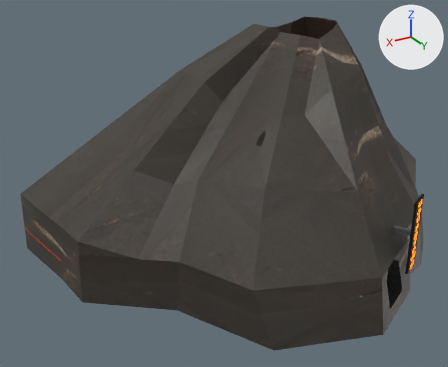
Renders of the glTF model Gangsta Wizards/Main/MAP - NON-BUILDINGS/Volcano.glb from each side of a commit.
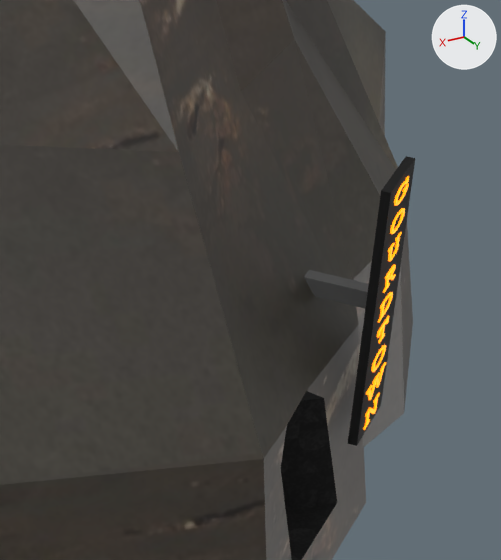
Old and new are each drawn whole from a 50 mm camera at (402.3, 361.7, 189.2) aimed at (249.6, 107.2, 62.0) and again close up on the part from 69% to 100% of the width and 41% to 83% of the height. The axes (+X, +Y, +Z) are drawn at upper right. The lights are the same throughout. The older version's two pictures come first. Where no turn or scale is listed for an object, it has been applied to the vertices.

The scene before the commit, as lines of its bpy script (objects in view):
```python
me_cube = bpy.data.meshes.new('Cube')
me_cube.from_pydata(...)  # 8 vertices, 12 faces; spans x -5.6..5.6, y -3.5..3.5, z -18.3..18.3
me_cube.materials.append(mat_sign_back)  # dark grey #323232
me_cube_001 = bpy.data.meshes.new('Cube.001')
me_cube_001.from_pydata(...)  # 8 vertices, 12 faces; spans x -0.97..8.49, y -14.59..-0.06, z -0.94..1.5
me_cube_001.materials.append(mat_metal)  # grey #747474
me_cylinder = bpy.data.meshes.new('Cylinder')
me_cylinder.from_pydata(...)  # 217 vertices, 438 faces; spans x 120.0..340.0, y 18.0..204.0, z 19.0..138.0
# faces by material slot: [377, 19, 42]
me_cylinder.materials.append(mat_volcanic_rock)  # picture img_volcano
me_cylinder.materials.append(mat_lava)  # picture img_lava
me_cylinder.materials.append(mat_obsidian)  # picture img_obsidian
me_text = bpy.data.meshes.new('Text')
me_text.from_pydata(...)  # 486 vertices, 952 faces; spans x -4.3..4.1, y -1.9..3.0, z -17.2..17.1
me_text.materials.append(mat_neon_light)  # orange #e77b00, glowing orange #ff8a00
ob_sign = bpy.data.objects.new('Sign', me_cube)
ob_sign.location = (193.4, 186.5, 52.9)
ob_support = bpy.data.objects.new('Support', me_cube_001)
ob_support.location = (193.4, 186.5, 52.9)
ob_text = bpy.data.objects.new('Text', me_text)
ob_text.location = (193.3, 186.6, 52.9)
ob_volcano = bpy.data.objects.new('Volcano', me_cylinder)
ob_volcano.location = (0.0, 0.0, 0.0)
```
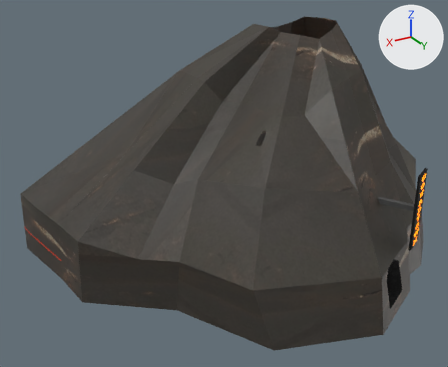
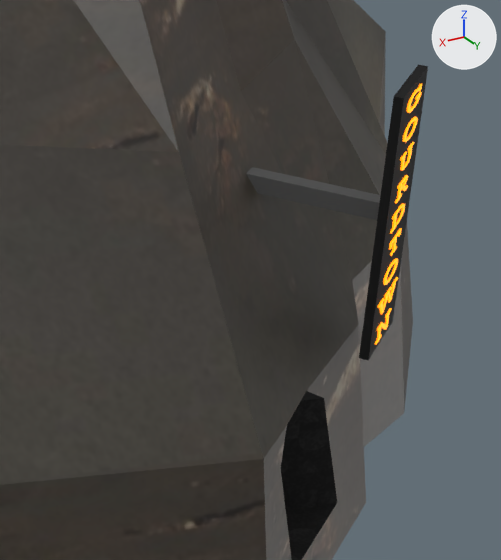
Where the change shows, as pixel boxes [x1, y1, x2, y2] in the close-ups (501 x 560 px):
'Sign', moved: before [348, 156, 415, 446]; after [359, 65, 428, 360]
'Support', moved: before [304, 270, 369, 308]; after [246, 167, 380, 220]
'Text', moved: before [363, 176, 409, 430]; after [375, 84, 422, 345]

The change, as a diff of the scene's bpy script:
```diff
--- a/Gangsta Wizards/Main/MAP - NON-BUILDINGS/Volcano.glb.py
+++ b/Gangsta Wizards/Main/MAP - NON-BUILDINGS/Volcano.glb.py
@@ ob_sign @@
 ob_sign = bpy.data.objects.new('Sign', me_cube)
-ob_sign.location = (193.4, 186.5, 52.9)
+ob_sign.location = (193.4, 186.5, 65.7)
@@ ob_support @@
 ob_support = bpy.data.objects.new('Support', me_cube_001)
-ob_support.location = (193.4, 186.5, 52.9)
+ob_support.location = (193.4, 186.5, 65.7)
@@ ob_text @@
 ob_text = bpy.data.objects.new('Text', me_text)
-ob_text.location = (193.3, 186.6, 52.9)
+ob_text.location = (193.3, 186.6, 65.7)
```
